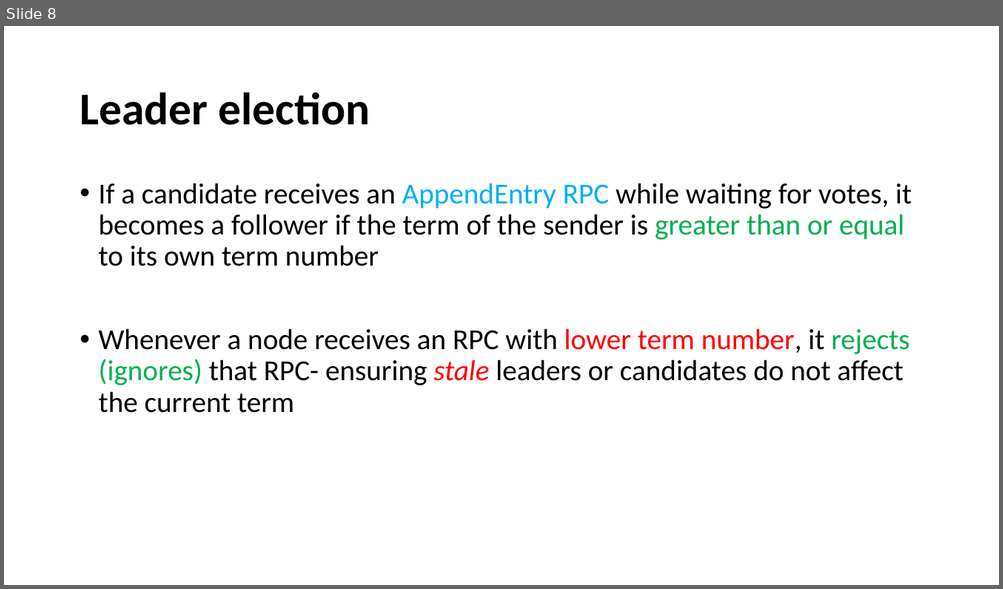
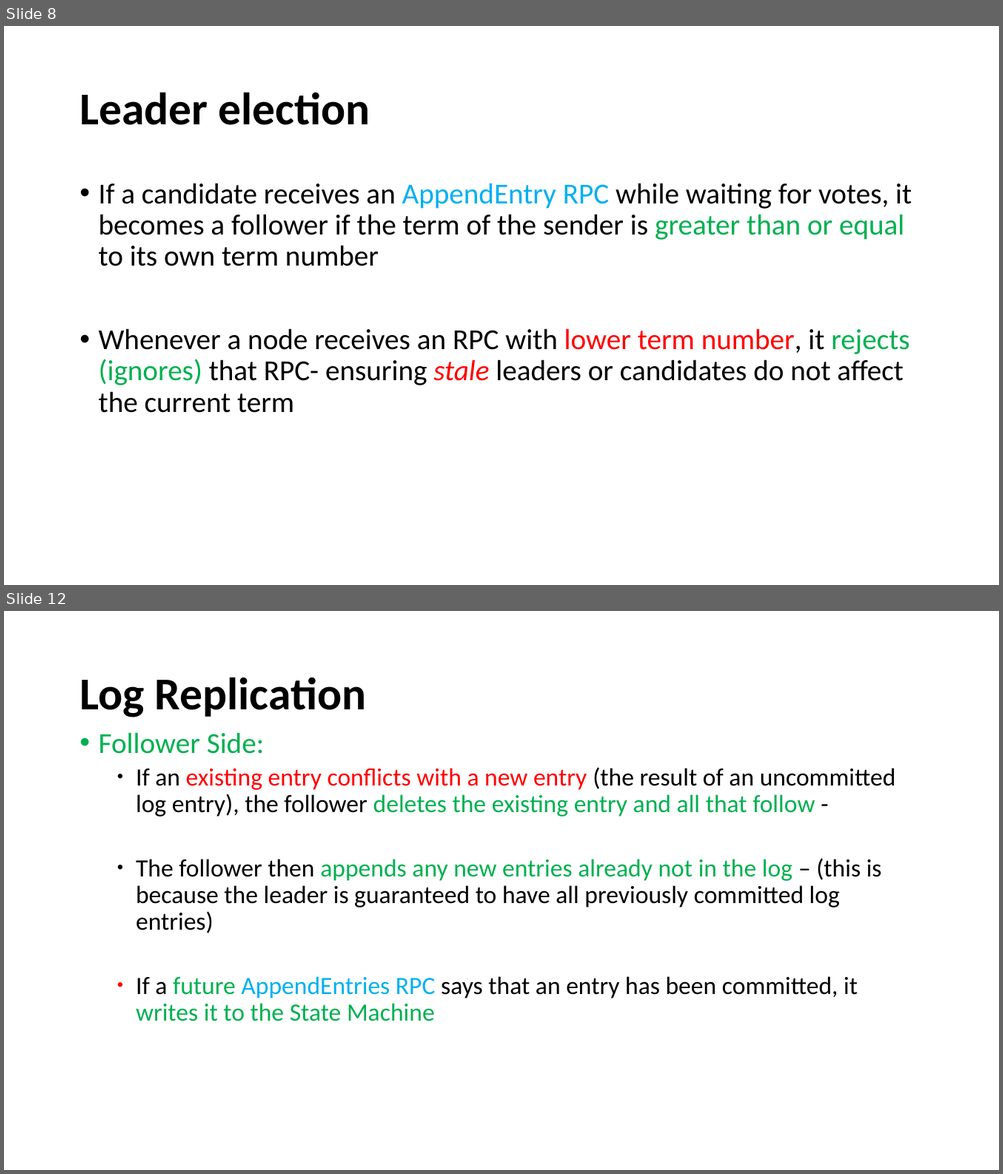
Before and after one commit to paulsaswata/public, a slide deck: The Raft Consensus Algorithm.pptx. Shown one above the other, each under a label of ours: slide 8 before the commit, slides 8 and 12 after it; the slides between them are not shown. The pictures are 1003x589 and 1003x1174 pixels, drawn with LibreOffice and Linux fonts; fonts in the diff are those of the drawing. Boxes give left, top, right and bottom in pixels: in the first picture for what was removed or moved away, otherwise in the second. Text is boxed around its words. In the diff, an @@ line names an element or a change of style, - is before the commit and + after.

```diff
--- a/The Raft Consensus Algorithm.pptx
+++ b/The Raft Consensus Algorithm.pptx
@@ slide 12 added at (x1=4, y1=611, x2=999, y2=1170), background #FFFFFF @@
@@ title added at (x1=79, y1=677, x2=366, y2=718), 44 pt, text #000000, bold @@
+Log Replication
@@ text added at (x1=99, y1=732, x2=896, y2=1022), 24 pt, text #000000 @@
+• Follower Side:
+  • If an existing entry conflicts with a new entry (the result of an uncommitted log entry), the follower deletes the existing entry and all that follow -
+  • The follower then appends any new entries already not in the log – (this is because the leader is guaranteed to have all previously committed log entries)
+  • If a future AppendEntries RPC says that an entry has been committed, it writes it to the State Machine
```
Also in this commit, not shown: 5 slides changed, 3 other slides added, 1 slide removed.
